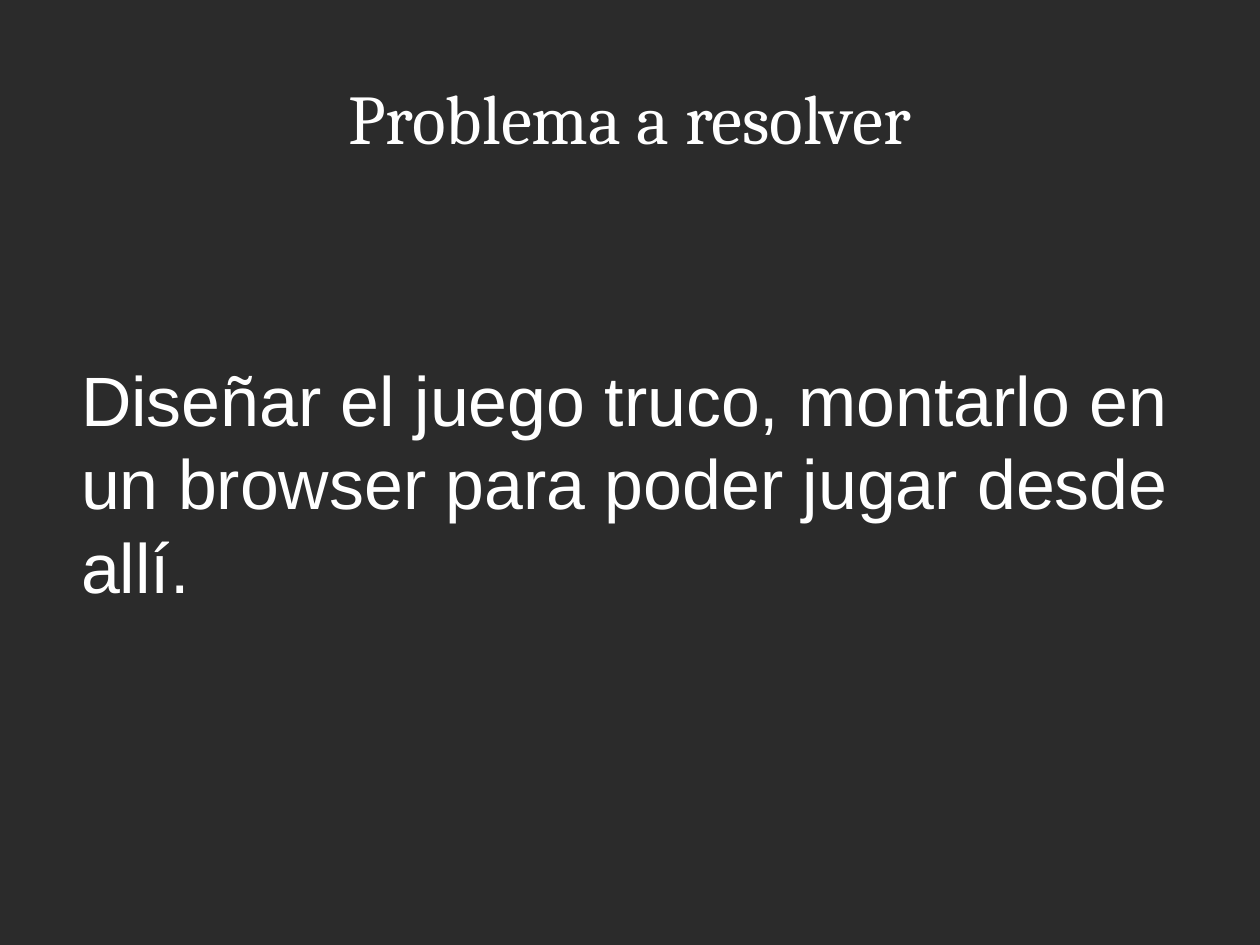
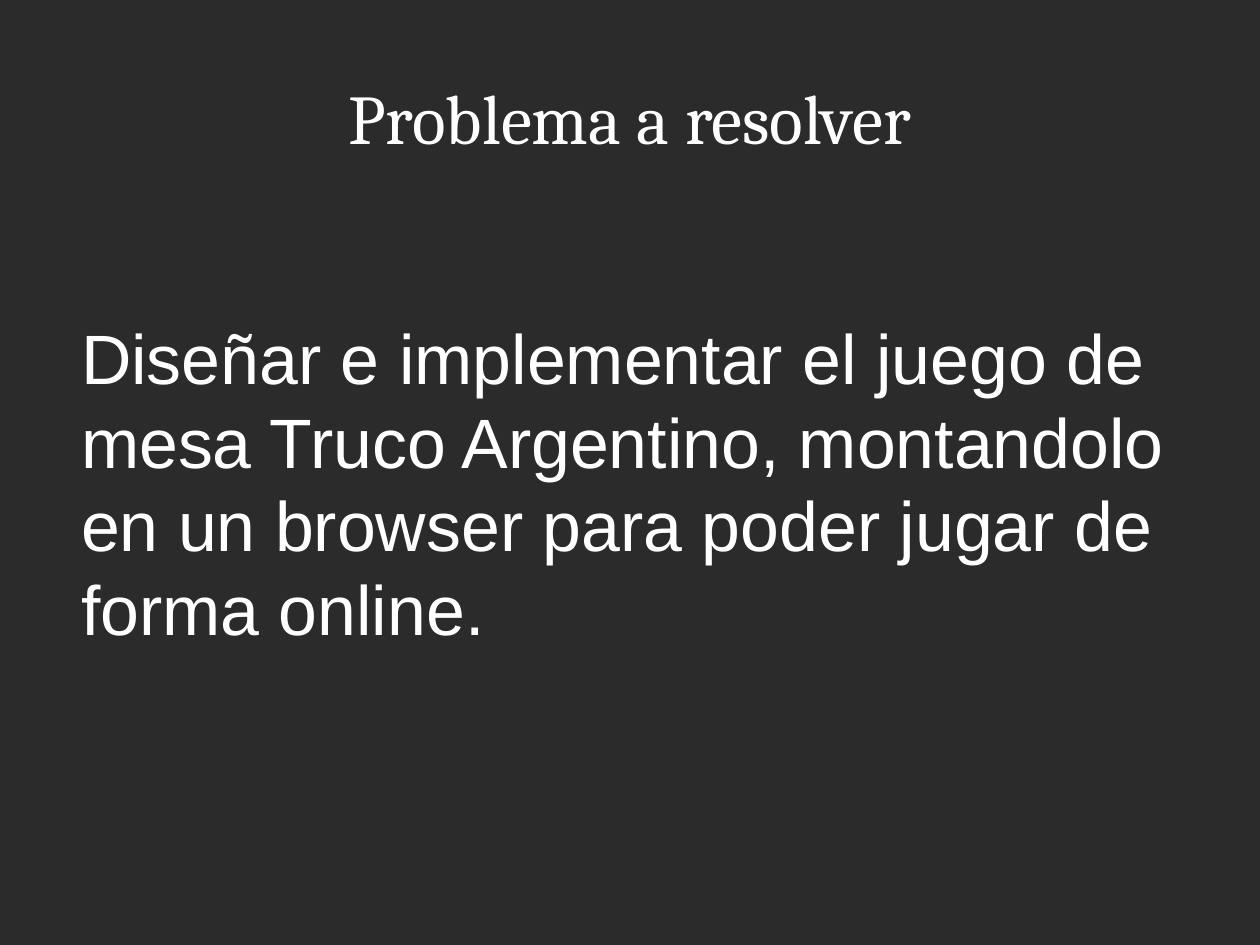
Before and after one commit to elisaboselli/TallerJavaScript, a slide deck: slide 2 of documents/presentacion.odp. Drawn at 1260x945 pixels with LibreOffice and Linux fonts; fonts in the diff are those of the drawing; background and template pictures are left out; a plain dark background stands for a picture behind light text. Boxes give left, top, right and bottom in pixels: in the first picture for what was removed or moved away, otherwise in the second. Text is boxed around its words. In the diff, an @@ line names an element or a change of style, - is before the commit and + after.

```diff
--- a/documents/presentacion.odp
+++ b/documents/presentacion.odp
@@ subtitle at [81,333,1164,636]: text changed @@
-Diseñar el juego truco, montarlo en un browser para poder jugar desde allí.
+Diseñar e implementar el juego de mesa Truco Argentino, montandolo en un browser para poder jugar de forma online.
```
Also in this commit, not shown: 10 other slides changed, 7 other files.
